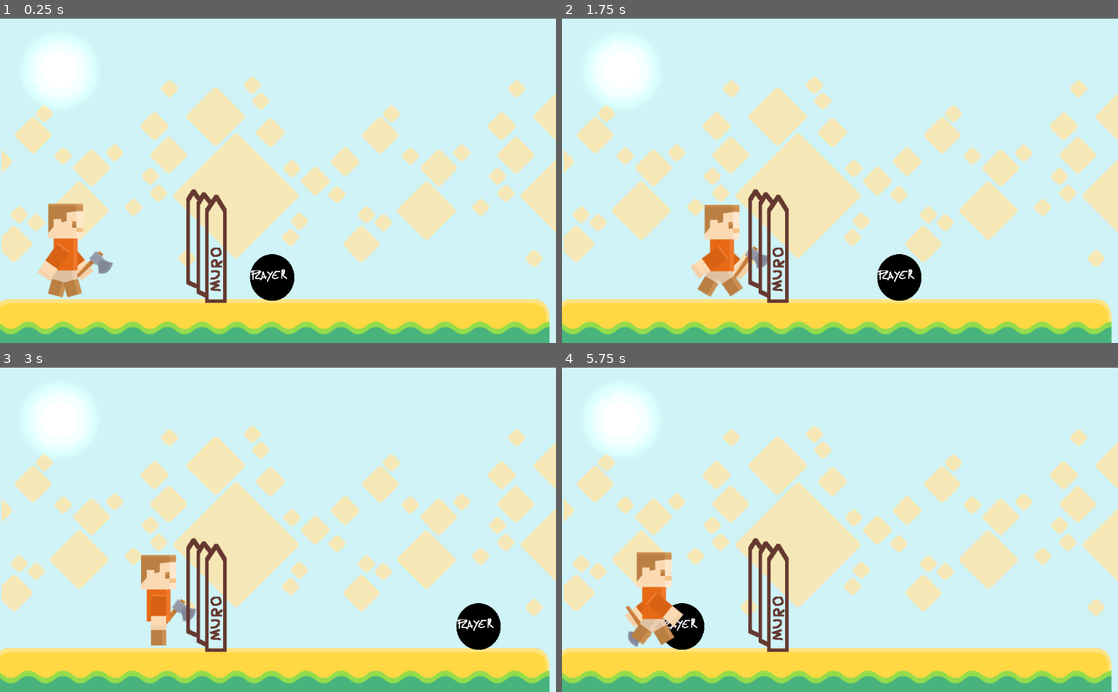
Above: before the commit, frames 1-4 (two rows, left to right).
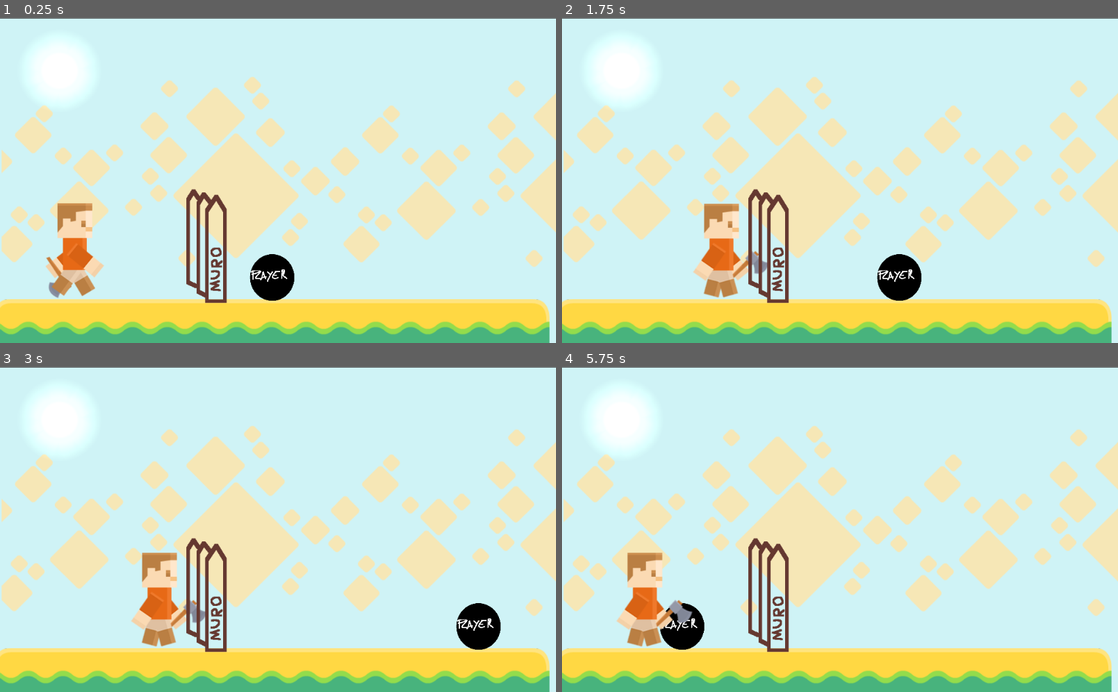
Above: after the commit, the same moments.

Repository: thiagola92/gamejamplus-2020
Game: Godot game, scene res://scenes/Main.tscn
The game is run twice, just before and just after one commit, with the same random seed, the same clock (stepped at 60 frames per second) and the same inputs. The project has no main scene, so this scene is started directly.
Inputs:
- Up to frame 1 (0.25 s): no input
- Up to frame 2 (1.75 s): hold D 0.53-1.28 s; hold A from 1.28 s (still down)
- Up to frame 3 (3 s): release A at 2.03 s; hold D from 2.03 s (still down)
- Up to frame 4 (5.75 s): release D at 3.53 s; hold A from 3.53 s (still down)

The runs differ from the first frame. In frame 1, 1.5% of the frame differs, in the area x 6-21%, y 57-87%; in frame 2, 0.6%; in frame 3, 1.0%; in frame 4, 1.6%, in the area x 9-24%, y 56-87%.

Commit message:
lumberjack animation stops when hit a collision checkbox

Diff:
--- a/Game/scenes/Enemy.tscn
+++ b/Game/scenes/Enemy.tscn
@@ -22,7 +22,7 @@
 } ]
 
 [node name="Node2D" type="KinematicBody2D"]
-position = Vector2( 56.76, 323.676 )
+position = Vector2( 4.43944, 232.932 )
 script = ExtResource( 2 )
 
 [node name="CollisionShape2D" type="CollisionShape2D" parent="."]
@@ -32,5 +32,3 @@
 [node name="AnimatedSprite" type="AnimatedSprite" parent="."]
 position = Vector2( 45.6237, -62.8673 )
 frames = SubResource( 2 )
-frame = 5
-playing = true
--- a/Game/scripts/Inimigo.gd
+++ b/Game/scripts/Inimigo.gd
@@ -6,14 +6,19 @@
 # var b = "text"
 
 var direcao
+var WALKING_SPEED = 150
 
 func _physics_process(delta):
-	move_and_slide(direcao * 150)
+	var collision = move_and_collide(direcao * delta)
+	if (collision):
+		$AnimatedSprite.stop()
+
 
 # Called when the node enters the scene tree for the first time.
 func _ready():
 	direcao = Vector2()
-	direcao.x = 1
+	direcao.x = WALKING_SPEED
+	$AnimatedSprite.play("run")
 
 
 # Called every frame. 'delta' is the elapsed time since the previous frame.
Not shown, changed: Game/assets/.DS_Store
Not shown, changed: Game/assets/enemy/.DS_Store
